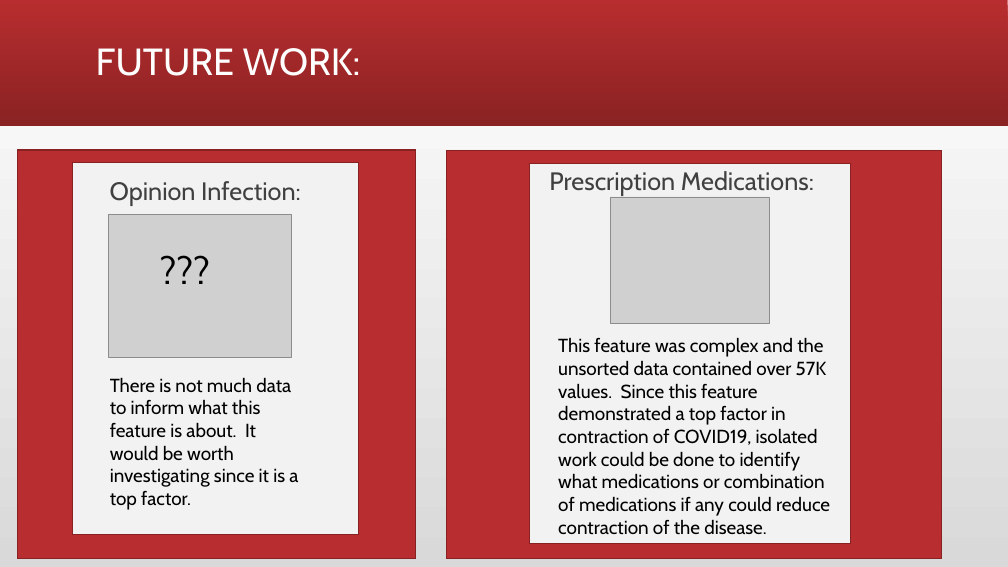
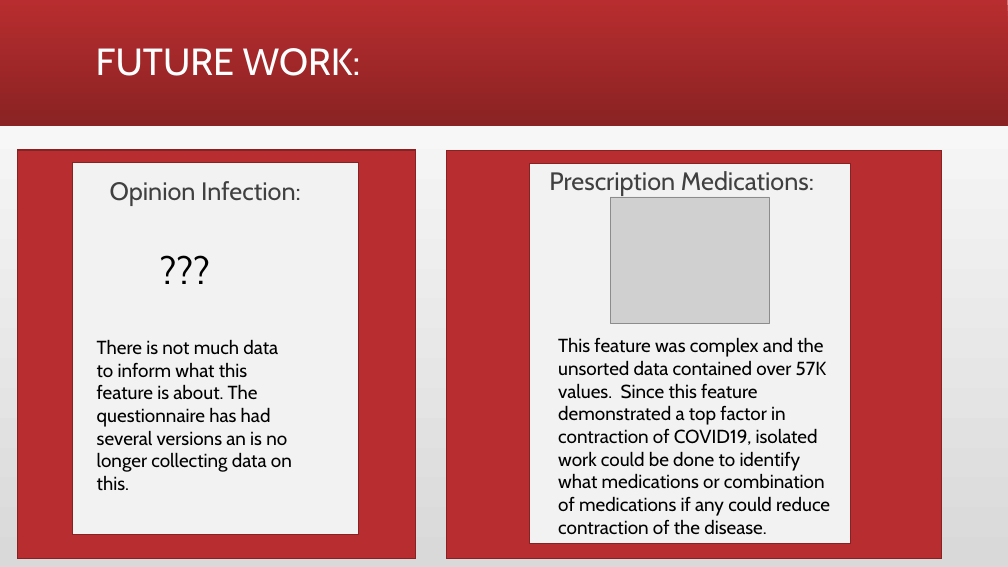
Before and after one commit to andiosika/Binomial-Classification-Ranom-Forest-hyper-imbalance, a slide deck: slide 10 of Covid19Preso.pptx. Drawn at 1008x567 pixels with LibreOffice and Linux fonts; fonts in the diff are those of the drawing; grey boxes stand for pictures. Boxes give left, top, right and bottom in pixels: in the first picture for what was removed or moved away, otherwise in the second. Text is boxed around its words. In the diff, an @@ line names an element or a change of style, - is before the commit and + after.

```diff
--- a/Covid19Preso.pptx
+++ b/Covid19Preso.pptx
@@ picture removed at [108, 215, 291, 357] @@
@@ text at [97, 339, 292, 491]: text changed @@
-There is not much data to inform what this feature is about. It would be worth investigating since it is a top factor.
+There is not much data to inform what this feature is about. The questionnaire has had several versions an is no longer collecting data on this.
```
Also in this commit, not shown: 5 other slides changed, 3 other files.
